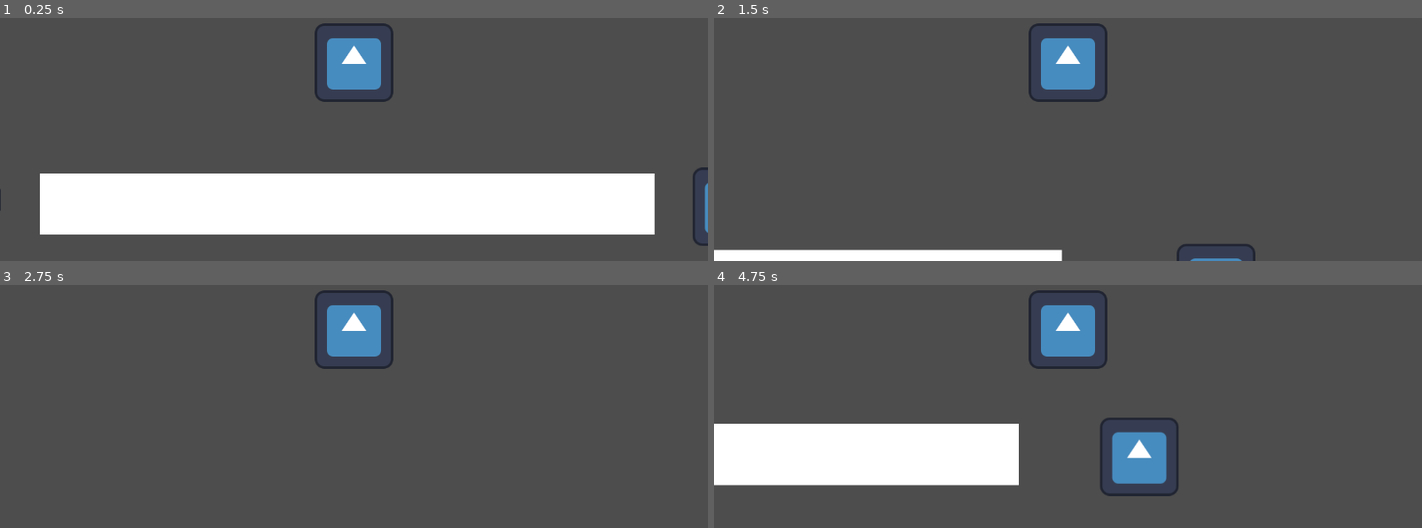
Above: before the commit, frames 1-4 (two rows, left to right).
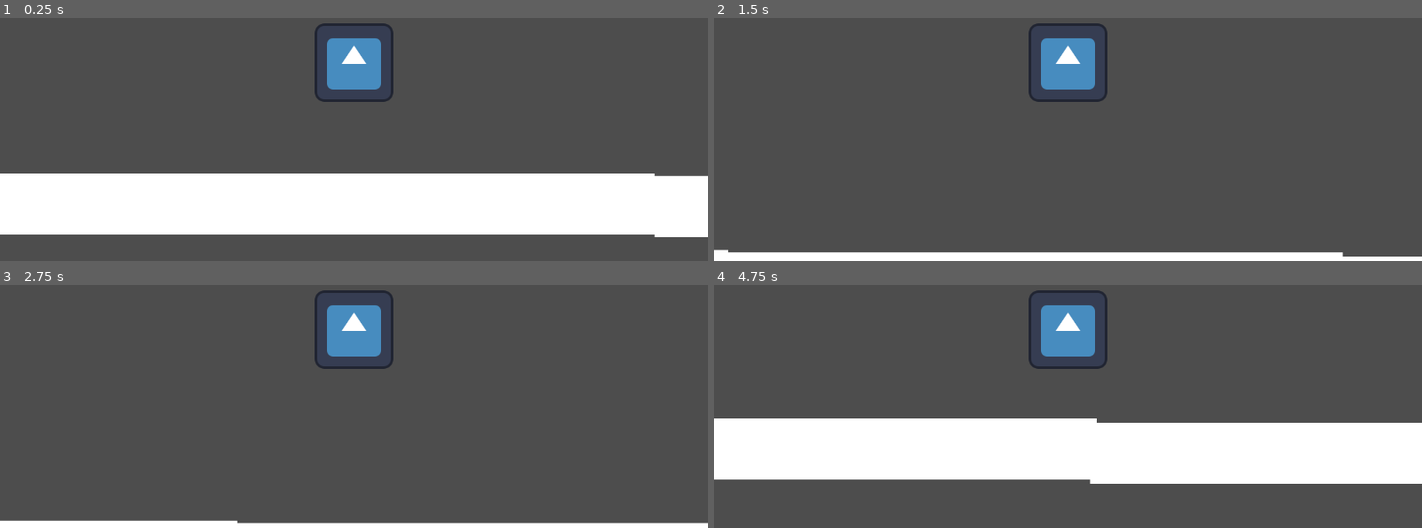
Above: after the commit, the same moments.

Repository: tristeceratops/42GameJam
Game: Godot game, scene res://testing stages/charakter_testing_env.tscn
Two runs of this game, one before a commit and one after it. Both use one fixed random seed, a clock stepped at 60 frames per second and the inputs below. The project has no main scene, so this scene is started directly. The engine's default icon, where the game draws it, is replaced by a stand-in: a white triangle on a blue panel in a dark square.
Inputs:
- Up to frame 1 (0.25 s): no input
- Up to frame 2 (1.5 s): tap Enter (ui_accept) at 0.5, 0.77, 1.07 s; hold Shift (run, bound only after the commit) 0.53-1.28 s; hold D (right) from 0.53 s (still down); tap E (dash) at 0.6 s; tap Shift (run, bound only after the commit) at 1.35 s
- Up to frame 3 (2.75 s): tap Enter (ui_accept) at 1.52, 1.55, 1.82, 2.1 s; release D (right) at 2.03 s; hold A (left) from 2.03 s (still down); tap E (dash) at 2.3 s
- Up to frame 4 (4.75 s): release A (left) at 2.78 s; hold D (right) 2.78-4.28 s; tap E (dash) at 2.85, 4.35 s; tap Enter (ui_accept) at 3.02, 3.32, 3.5, 3.77, 3.8, 4.07, 4.25, 4.52 s; tap Shift (run, bound only after the commit) at 3.05 s; hold Shift (run, bound only after the commit) 3.53-4.28 s; hold A (left) from 4.28 s (still down)

The runs differ from the first frame. In frame 1, 3.4% of the frame differs, in the area x 0-100%, y 61-94%; in frame 2, 2.5%; in frame 3, 2.5%; in frame 4, 17%, in the area x 0-100%, y 54-87%.

Commit message:
sliding
SLIDING F4CKING WORKS BABYYYYYYY

Diff:
--- a/42gamejam Sebastian/project.godot
+++ b/42gamejam Sebastian/project.godot
@@ -40,3 +40,8 @@
 "events": [Object(InputEventKey,"resource_local_to_scene":false,"resource_name":"","device":-1,"window_id":0,"alt_press …(192 unchanged characters)…
 ]
 }
+run={
+"deadzone": 0.5,
+"events": [Object(InputEventKey,"resource_local_to_scene":false,"resource_name":"","device":-1,"window_id":0,"alt_pressed":false,"shift_pressed":false,"ctrl_pressed":false,"meta_pressed":false,"pressed":false,"keycode":0,"physical_keycode":4194325,"key_label":0,"unicode":0,"location":0,"echo":false,"script":null)
+]
+}
--- a/42gamejam Sebastian/recources/Main_charakter.tscn
+++ b/42gamejam Sebastian/recources/Main_charakter.tscn
@@ -1,10 +1,7 @@
-[gd_scene load_steps=5 format=3 uid="uid://qmf4lijkhewv"]
+[gd_scene load_steps=6 format=3 uid="uid://qmf4lijkhewv"]
 
 [ext_resource type="Script" path="res://scripts/main_charakter.gd" id="1_kiafn"]
 [ext_resource type="Texture2D" uid="uid://bgeqoeenytb3q" path="res://icon.svg" id="1_nkt1q"]
-
-[sub_resource type="RectangleShape2D" id="RectangleShape2D_t3rw7"]
-size = Vector2(120, 118)
 
 [sub_resource type="SpriteFrames" id="SpriteFrames_b77jk"]
 animations = [{
@@ -17,14 +14,24 @@
 "speed": 5.0
 }]
 
+[sub_resource type="RectangleShape2D" id="RectangleShape2D_t3rw7"]
+size = Vector2(120, 118)
+
+[sub_resource type="RectangleShape2D" id="RectangleShape2D_68lxq"]
+size = Vector2(123, 58)
+
 [node name="Main_Charakter" type="CharacterBody2D"]
 script = ExtResource("1_kiafn")
-
-[node name="CollisionShape2D" type="CollisionShape2D" parent="."]
-position = Vector2(2, 4)
-shape = SubResource("RectangleShape2D_t3rw7")
 
 [node name="AnimatedSprite2D" type="AnimatedSprite2D" parent="."]
 sprite_frames = SubResource("SpriteFrames_b77jk")
 
+[node name="normal hitbox" type="CollisionShape2D" parent="."]
+position = Vector2(2, 4)
+shape = SubResource("RectangleShape2D_t3rw7")
+
+[node name="sliding hitbox" type="CollisionShape2D" parent="."]
+position = Vector2(0.5, 32)
+shape = SubResource("RectangleShape2D_68lxq")
+
 [node name="Camera2D" type="Camera2D" parent="."]
--- a/42gamejam Sebastian/scripts/main_charakter.gd
+++ b/42gamejam Sebastian/scripts/main_charakter.gd
@@ -1,59 +1,105 @@
 extends CharacterBody2D
 
-
-const SPEED = 420.0
+var SPEED = 420.0
 const JUMP_VELOCITY = -700.0
 var dj = 1
 var dsh = 1
 var dir = 0
+var running = false
+var SLIDE_SPEED = 1500
+var SLIDE_DURATION = 2.0
+var sliding = false
+var slide_timer = SLIDE_DURATION
 
 func _physics_process(delta: float) -> void:
-	# Add the gravity.
-	if Input.is_action_just_pressed("left"):
-		dir = 1
-	elif Input.is_action_just_pressed("right"):
-		dir = 0
-	#dash function
-	if Input.is_action_just_pressed("dash") and not is_on_floor():
-		dash()
+	run()
 
-	if is_on_floor():
-		dsh = 1
+	# If sliding, update the slide timer
+	if sliding:
+		slide(delta)
+	else:
+		# Reset the slide timer when not sliding
+		slide_timer = SLIDE_DURATION
 
-	if not is_on_floor():
-		velocity += get_gravity() * delta
-		if velocity.y > 600:
-			velocity.y = 600
+		# Handle input direction and dashing
+		if Input.is_action_just_pressed("left"):
+			dir = 1
+		elif Input.is_action_just_pressed("right"):
+			dir = 0
 
-	if dj == 1 and not is_on_floor() and Input.is_action_just_pressed("ui_accept"):
-		velocity.y = JUMP_VELOCITY
-		dj -= 1
-	if is_on_floor():
-		dj = 1
+		# Dash function
+		if Input.is_action_just_pressed("dash") and not is_on_floor():
+			dash()
 
-	# Handle jump.
-	if Input.is_action_just_pressed("ui_accept") and is_on_floor():
-		velocity.y = JUMP_VELOCITY
-	# Get the input direction and handle the movement/deceleration.
-	# As good practice, you should replace UI actions with custom gameplay actions.
-	var direction := Input.get_axis("left", "right")
-	if direction:
-		velocity.x = direction * SPEED
-	else:
-		velocity.x = move_toward(velocity.x, 0, SPEED)
+		# Handle double jump
+		if is_on_floor():
+			dsh = 1
+			dj = 1
+		else:
+			velocity += get_gravity() * delta
+			if velocity.y > 600:
+				velocity.y = 600
 
-	# faster decend
-	if Input.is_action_pressed("down"):
-		velocity.y = 800
-		velocity.x /= 2
+		# Handle jumps
+		if dj == 1 and not is_on_floor() and Input.is_action_just_pressed("ui_accept"):
+			velocity.y = JUMP_VELOCITY
+			dj -= 1
 
+		if Input.is_action_just_pressed("ui_accept") and is_on_floor():
+			velocity.y = JUMP_VELOCITY
+
+		# Handle movement
+		var direction := Input.get_axis("left", "right")
+		if direction:
+			velocity.x = direction * SPEED
+		else:
+			velocity.x = move_toward(velocity.x, 0, SPEED)
+
+		# Faster descend logic
+		if Input.is_action_pressed("down"):
+			velocity.y = 800
+			velocity.x /= 2
+			$"normal hitbox".visible = false
+		else:
+			$"normal hitbox".visible = true
+
+		# Check if sliding conditions are met
+		if running and is_on_floor() and Input.is_action_pressed("down"):
+			# Ensure the slide only starts if the velocity is sufficient
+			if abs(velocity.x) >= 200:  # Use an appropriate threshold
+				slide_timer = SLIDE_DURATION  # Reset the timer when sliding starts
+				sliding = true  # Start sliding
 
 	move_and_slide()
 
-
 func dash() -> void:
 	if dir == 0 and dsh == 1:
-		position.x += 100
+		position.x += 300
 	elif dir == 1 and dsh == 1:
 		position.x -= 300
 	dsh -= 1
+
+func run() -> void:
+	if Input.is_action_pressed("run") and Input.is_action_pressed("down") and not velocity.x >= 419:
+		SPEED = 419
+		running = false
+	if Input.is_action_pressed("run") and not Input.is_action_pressed("down"):
+		SPEED = 840
+		running = true
+	elif Input.is_action_just_released("run"):
+		SPEED = 420
+		running = false
+
+func slide(delta: float) -> void:
+	if slide_timer > 0:
+		# Set velocity based on direction
+		velocity.x = SLIDE_SPEED if dir == 0 else -SLIDE_SPEED
+		slide_timer -= delta  # Decrease slide timer
+	else:
+		sliding = false  # Stop sliding if timer runs out
+		velocity.x = 0  # Stop movement after sliding
+
+	# Stop sliding if "down" or "run" is released
+	if Input.is_action_just_released("down") or Input.is_action_just_released("run"):
+		sliding = false  # Reset sliding state when buttons are released
+		velocity.x = 0  # Ensure to stop movement
--- a/42gamejam Sebastian/testing stages/charakter_testing_env.tscn
+++ b/42gamejam Sebastian/testing stages/charakter_testing_env.tscn
@@ -18,7 +18,16 @@
 position = Vector2(-1175, -66)
 
 [node name="platforn right-left" parent="." instance=ExtResource("4_akwvy")]
-position = Vector2(592, -1)
+position = Vector2(-176, 468)
 
 [node name="platforn right-left2" parent="." instance=ExtResource("4_akwvy")]
 position = Vector2(-965, 437)
+
+[node name="StaticBody2D2" parent="." instance=ExtResource("2_p5px5")]
+position = Vector2(-1019, -5)
+
+[node name="StaticBody2D3" parent="." instance=ExtResource("2_p5px5")]
+position = Vector2(980, -1)
+
+[node name="StaticBody2D4" parent="." instance=ExtResource("2_p5px5")]
+position = Vector2(1969, 6)
